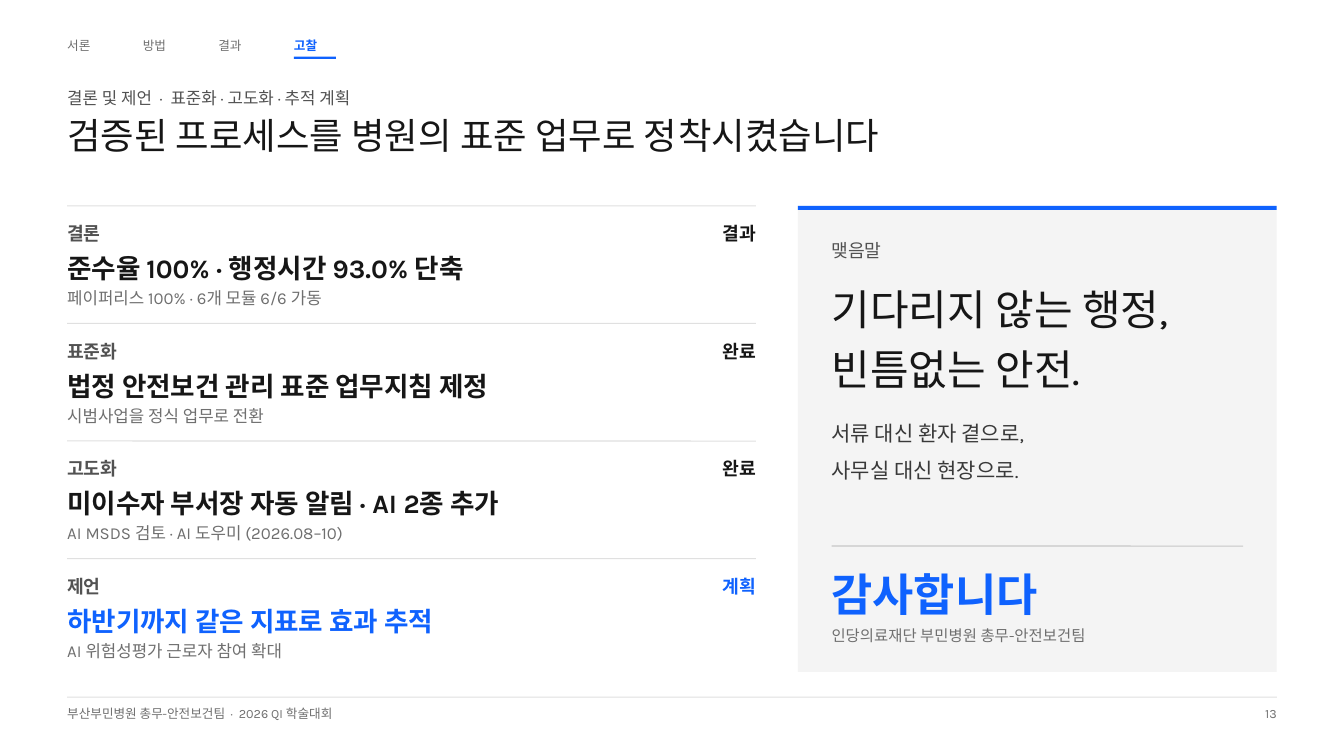
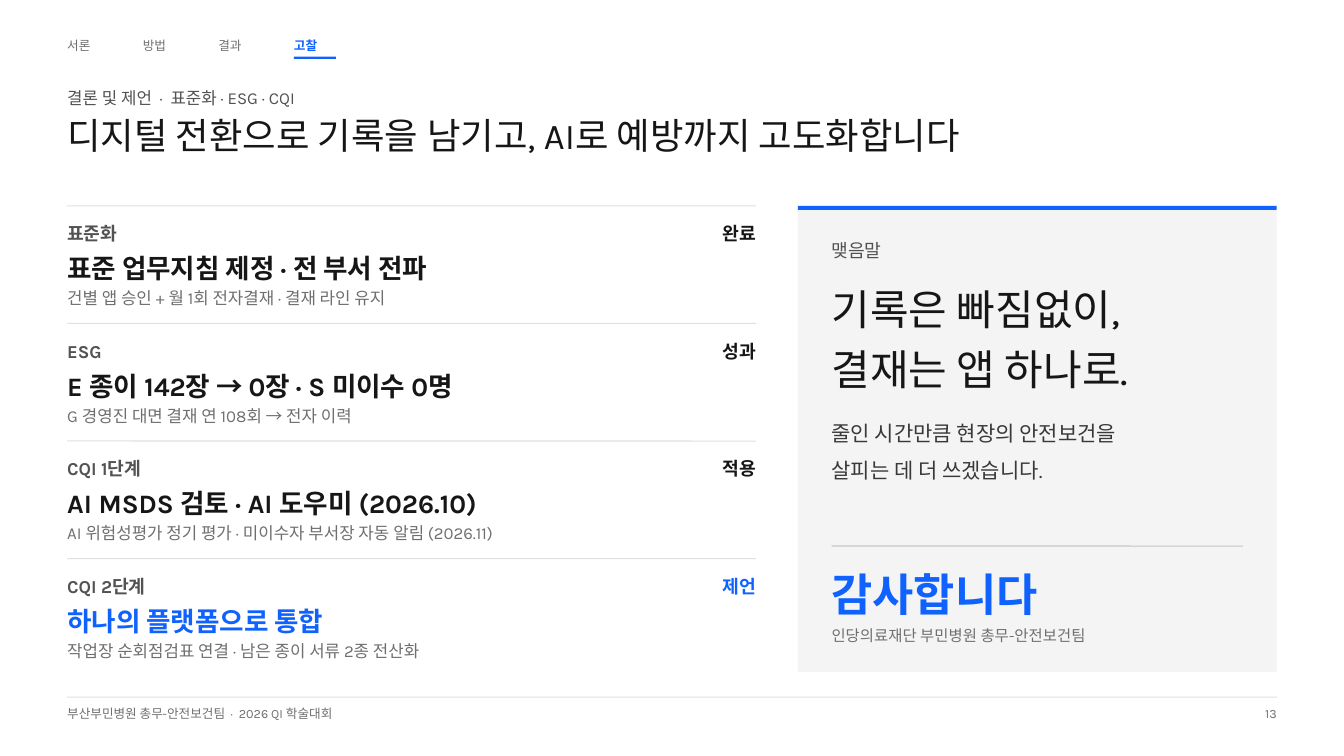
Before and after one commit to buminhealth/health, a slide deck: slide 13 of docs/QI_학술대회_발표_B.pptx. Drawn at 1344x756 pixels with LibreOffice and Linux fonts; fonts in the diff are those of the drawing. Boxes give left, top, right and bottom in pixels: in the first picture for what was removed or moved away, otherwise in the second. Text is boxed around its words. In the diff, an @@ line names an element or a change of style, - is before the commit and + after.

```diff
--- a/docs/QI_학술대회_발표_B.pptx
+++ b/docs/QI_학술대회_발표_B.pptx
@@ text at (x1=67, y1=90, x2=295, y2=107): text changed @@
-결론 및 제언 · 표준화 · 고도화 · 추적 계획
+결론 및 제언 · 표준화 · ESG · CQI
@@ text at (x1=67, y1=118, x2=960, y2=153): text changed @@
-검증된 프로세스를 병원의 표준 업무로 정착시켰습니다
+디지털 전환으로 기록을 남기고, AI로 예방까지 고도화합니다
@@ text at (x1=67, y1=224, x2=117, y2=242): text changed @@
-결론
+표준화
@@ text at (x1=723, y1=224, x2=756, y2=242): text changed @@
-결과
+완료
@@ text at (x1=67, y1=255, x2=427, y2=281): text changed @@
-준수율 100% · 행정시간 93.0% 단축
+표준 업무지침 제정 · 전 부서 전파
@@ text at (x1=67, y1=290, x2=385, y2=306): text changed @@
-페이퍼리스 100% · 6개 모듈 6/6 가동
+건별 앱 승인 + 월 1회 전자결재 · 결재 라인 유지
@@ text at (x1=832, y1=290, x2=1129, y2=389): text changed @@
-기다리지 않는 행정,
-빈틈없는 안전.
+기록은 빠짐없이,
+결재는 앱 하나로.
@@ text at (x1=67, y1=346, x2=102, y2=358): text changed @@
-표준화
+ESG
@@ text at (x1=723, y1=342, x2=756, y2=360): text changed @@
-완료
+성과
@@ text at (x1=67, y1=373, x2=452, y2=399): text changed @@
-법정 안전보건 관리 표준 업무지침 제정
+E 종이 142장 → 0장 · S 미이수 0명
@@ text at (x1=67, y1=408, x2=352, y2=424): text changed @@
-시범사업을 정식 업무로 전환
+G 경영진 대면 결재 연 108회 → 전자 이력
@@ text at (x1=832, y1=423, x2=1116, y2=480): text changed @@
-서류 대신 환자 곁으로,
-사무실 대신 현장으로.
+줄인 시간만큼 현장의 안전보건을
+살피는 데 더 쓰겠습니다.
@@ text at (x1=67, y1=459, x2=141, y2=478): text changed @@
-고도화
+CQI 1단계
@@ text at (x1=723, y1=459, x2=756, y2=477): text changed @@
-완료
+적용
@@ text at (x1=67, y1=490, x2=477, y2=516): text changed; size 12 to 19 pt; text colour #6F6F6F to #161616; bold on @@
-AI MSDS 검토 · AI 도우미 (2026.08–10)
+AI MSDS 검토 · AI 도우미 (2026.10)
@@ text at (x1=67, y1=525, x2=493, y2=541): text changed; size 19 to 12 pt; text colour #161616 to #6F6F6F; bold off @@
-미이수자 부서장 자동 알림 · AI 2종 추가
+AI 위험성평가 정기 평가 · 미이수자 부서장 자동 알림 (2026.11)
@@ text at (x1=67, y1=577, x2=145, y2=596): text changed @@
-제언
+CQI 2단계
@@ text at (x1=723, y1=577, x2=756, y2=595): text changed @@
-계획
+제언
@@ text at (x1=67, y1=608, x2=324, y2=634): text changed @@
-하반기까지 같은 지표로 효과 추적
+하나의 플랫폼으로 통합
@@ text at (x1=67, y1=643, x2=419, y2=659): text changed @@
-AI 위험성평가 근로자 참여 확대
+작업장 순회점검표 연결 · 남은 종이 서류 2종 전산화
```
Also in this commit, not shown: 12 other slides changed, 5 other files.
